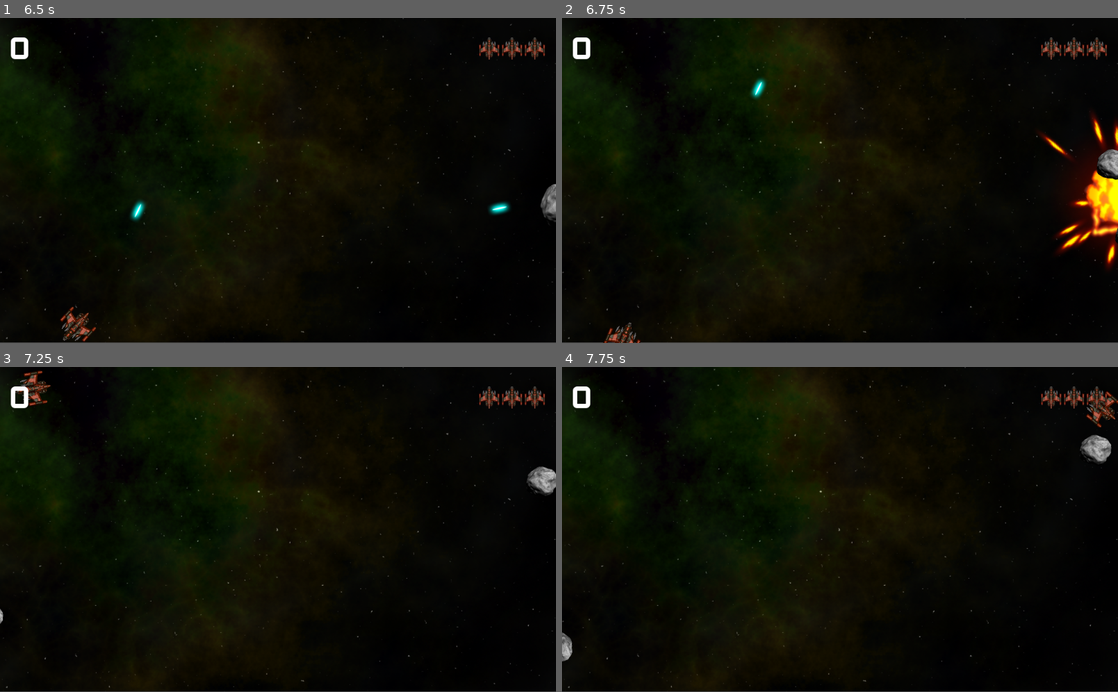
Above: before the commit, frames 1-4 (two rows, left to right).
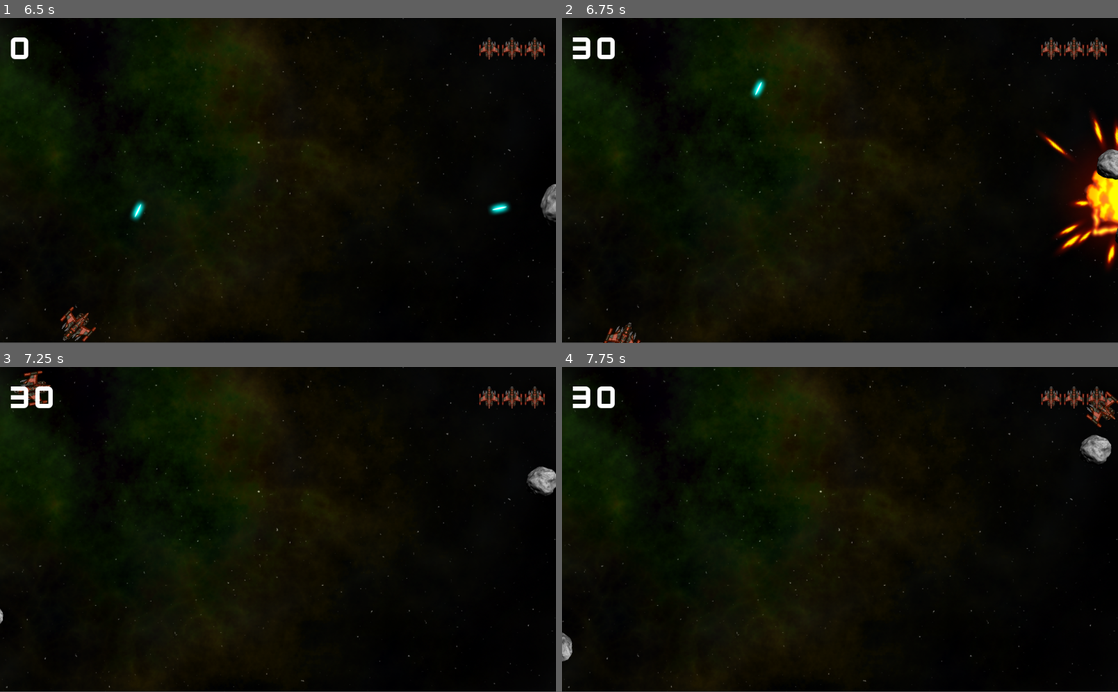
Above: after the commit, the same moments.

Repository: Matthewjre/Spacerocks_Demo
Game: Godot game, scene res://MainScene/Main.tscn
Two runs of this game, one before a commit and one after it. Both use one fixed random seed, a clock stepped at 60 frames per second and the inputs below.
Inputs (mouse positions are in pixels of both pictures, inside the frame that each line leads up to):
- Up to frame 1 (6.5 s): click (278, 180) at 0.5 s; tap Enter at 1.25 s; hold Right (rotate_right) 1.28-2.03 s; hold Space (shoot) 1.28-2.03 s; hold Left (rotate_left) 2.03-2.78 s; tap Space (shoot) at 2.1, 3.6, 5.1 s; hold Right (rotate_right) 2.78-3.53 s; hold Space (shoot) 2.78-3.53 s; hold W (thrust) 3.53-4.28 s; hold Space (shoot) 4.28-5.03 s; hold Left (rotate_left) from 4.28 s (still down); hold Space (shoot) from 5.78 s (still down)
- Up to frame 2 (6.75 s): release Left (rotate_left) at 6.53 s; release Space (shoot) at 6.53 s; hold Right (rotate_right) from 6.53 s (still down); tap Space (shoot) at 6.6 s
- Up to frame 3 (7.25 s): keep holding Right (rotate_right)
- Up to frame 4 (7.75 s): release Right (rotate_right) at 7.28 s; hold W (thrust) from 7.28 s (still down); hold Space (shoot) from 7.28 s (still down)

Frame 1 is identical in both runs. In frame 2, 0.2% of the frame differs, in the area x 1-10%, y 5-13%; in frame 3, 0.2%; in frame 4, 0.2%.

Commit message:
final release

Diff:
--- a/MainScene/Main.gd
+++ b/MainScene/Main.gd
@@ -55,6 +55,8 @@
 	r.connect('exploded', self, "on_Rock_exploded")
 
 func on_Rock_exploded(size, radius, pos, vel):
+	score += size*10
+	$HUD.update_score(score)
 	if size <= 1:
 		return
 	for offset in [-1, 1]:
--- a/Player/Player.gd
+++ b/Player/Player.gd
@@ -90,6 +90,7 @@
 	if state == INVULNERABLE:
 		return
 	emit_signal("shoot", Bullet, $Muzzle.global_position, rotation)
+	$AudioStreamPlayer.play()
 	can_shoot = false
 	$GunTimer.start()
 
--- a/Player/Player.tscn
+++ b/Player/Player.tscn
@@ -1,8 +1,9 @@
-[gd_scene load_steps=5 format=2]
+[gd_scene load_steps=6 format=2]
 
 [ext_resource path="res://assets/player_ship.png" type="Texture" id=1]
 [ext_resource path="res://Player/Player.gd" type="Script" id=2]
 [ext_resource path="res://Bullet/Bullet.tscn" type="PackedScene" id=3]
+[ext_resource path="res://assets/sounds/synthetic_laser.ogg" type="AudioStream" id=4]
 
 [sub_resource type="CircleShape2D" id=1]
 radius = 31.4841
@@ -33,6 +34,10 @@
 wait_time = 2.0
 one_shot = true
 
+[node name="AudioStreamPlayer" type="AudioStreamPlayer" parent="."]
+stream = ExtResource( 4 )
+volume_db = -13.481
+
 [connection signal="body_entered" from="." to="." method="_on_Player_body_entered"]
 [connection signal="timeout" from="GunTimer" to="." method="_on_GunTimer_timeout"]
 [connection signal="timeout" from="InvulnerabilityTimer" to="." method="_on_InvulnerabilityTimer_timeout"]
Not shown, removed: .mono/metadata/ide_messaging_meta.txt
